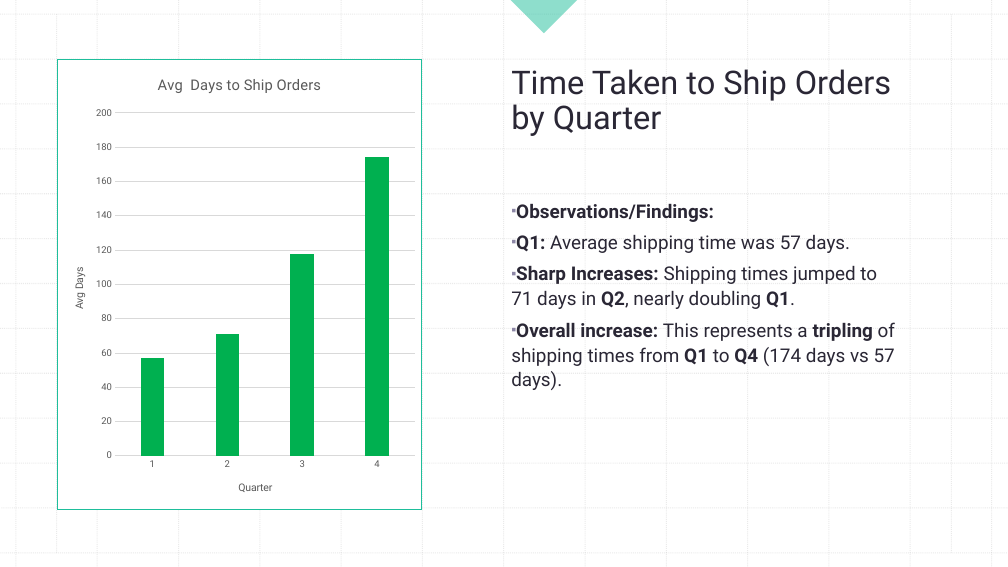
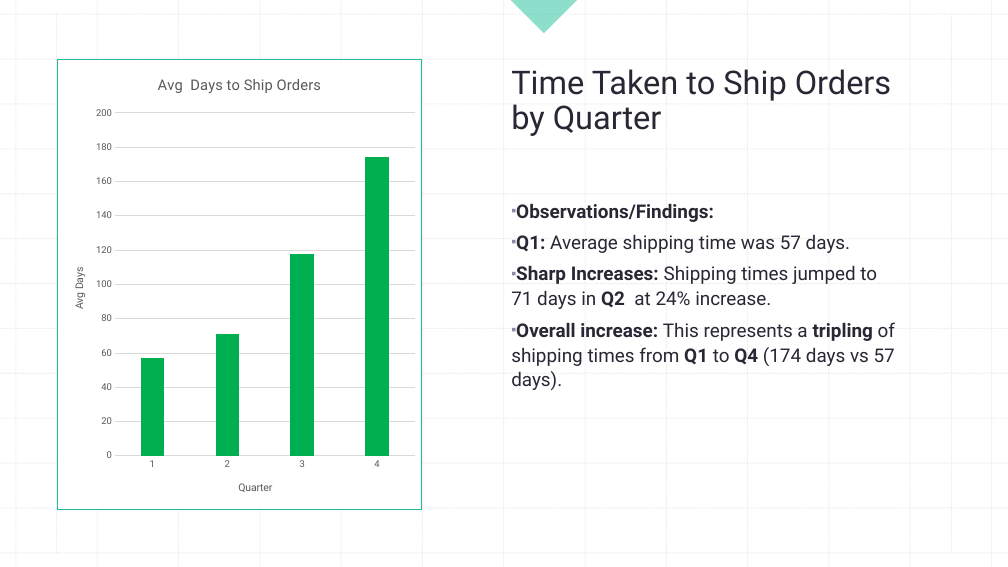
Before and after one commit to thaychansy/sql-business-case, a slide deck: slide 15 of new-wheels-db/Quarterly_Business_Report.pptx. Drawn at 1008x567 pixels with LibreOffice and Linux fonts; fonts in the diff are those of the drawing. Boxes give left, top, right and bottom in pixels: in the first picture for what was removed or moved away, otherwise in the second. Text is boxed around its words. In the diff, an @@ line names an element or a change of style, - is before the commit and + after.

```diff
--- a/new-wheels-db/Quarterly_Business_Report.pptx
+++ b/new-wheels-db/Quarterly_Business_Report.pptx
@@ text at (511,266,877,309): text changed @@
-▪ Sharp Increases: Shipping times jumped to 71 days in Q2, nearly doubling Q1.
+▪ Sharp Increases: Shipping times jumped to 71 days in Q2 at 24% increase.
```
Also in this commit, not shown: 1 other file.
